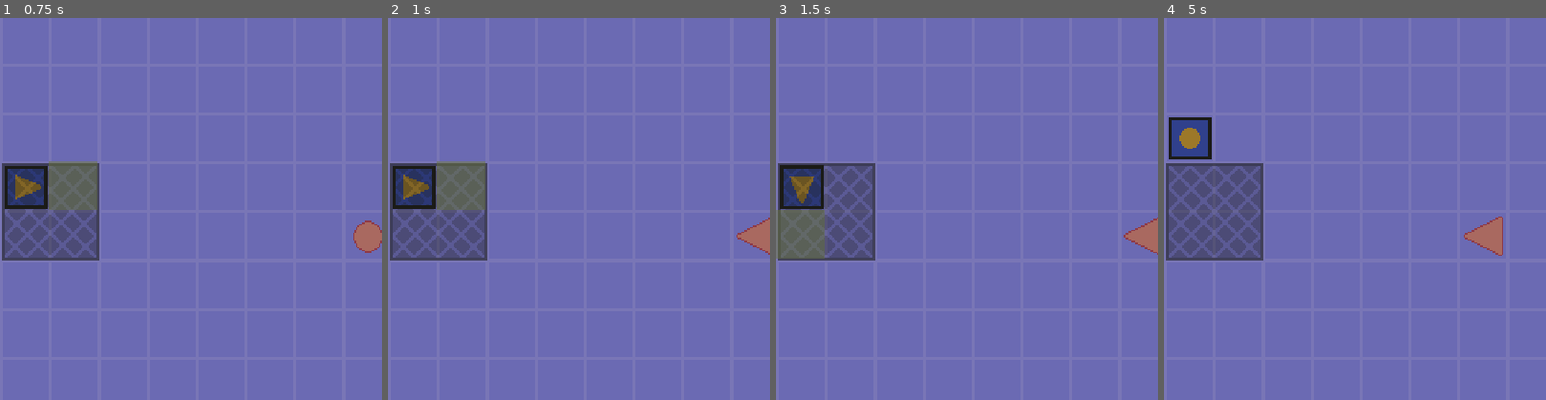
Above: before the commit, frames 1-4 (left to right).
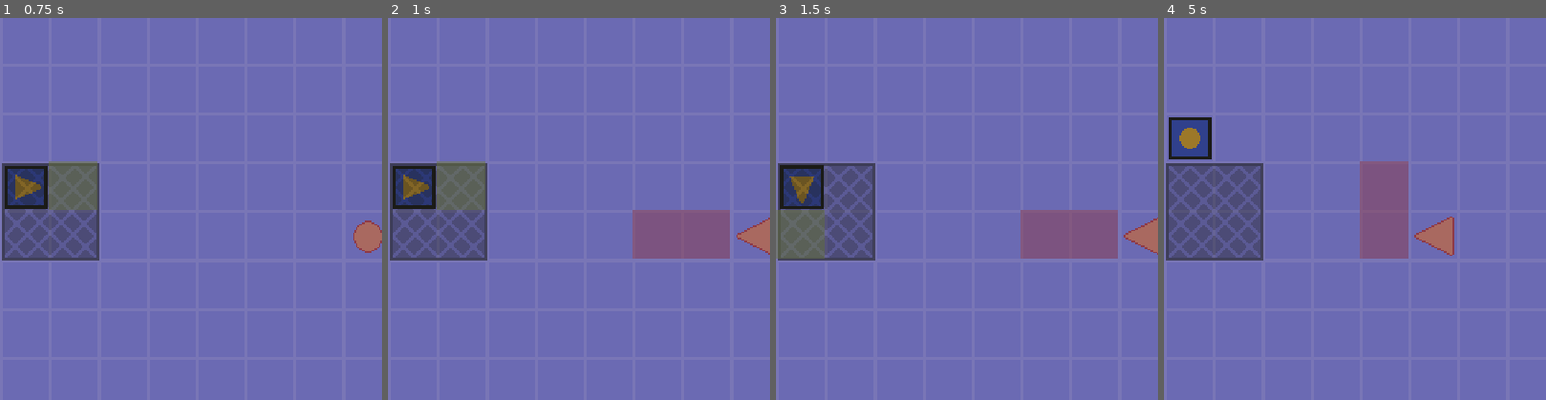
Above: after the commit, the same moments.

Repository: nolenroyalty/Click-Click-Trick
Game: Godot game, scene res://battlefield/Battlefield.tscn
The game is run twice, just before and just after one commit, with the same random seed, the same clock (stepped at 60 frames per second) and the same inputs. The project has no main scene, so this scene is started directly.
Inputs:
- Up to frame 1 (0.75 s): tap Enter at 0.5 s; hold D (player_right) from 0.53 s (still down)
- Up to frame 2 (1 s): keep holding D (player_right)
- Up to frame 3 (1.5 s): tap Space (player_cancel) at 1.25 s; release D (player_right) at 1.28 s; hold S (player_down) from 1.28 s (still down)
- Up to frame 4 (5 s): tap Enter at 2, 3.5 s; release S (player_down) at 2.03 s; hold D (player_right) 2.03-2.78 s; tap Space (player_cancel) at 2.75, 4.25 s; hold W (player_up) 2.78-3.53 s; hold A (player_left) from 3.53 s (still down)
The pictures show only the part of the screen within x 0-50%, y 13-63%; the shares and areas given below are measured in that part.

Frame 1 is identical in both runs. In frame 2, 3.3% of the frame differs, in the area x 64-90%, y 50-63%; in frame 3, 3.3%; in frame 4, 4.5%, in the area x 51-89%, y 37-63%.

Commit message:
enemy double moves

Diff:
--- a/battlefield/Battlefield.gd
+++ b/battlefield/Battlefield.gd
@@ -41,12 +41,18 @@
 		U.BEAT.MOVE:
 			move_player()
 			move_enemies()
+			clear_move_state()
 			player.execute()
 			# Collision won't fire on this frame, so we can't handle
 			# collisions here. We can either handle them on the next beat
 			# (probably awkward from a gameplay perspective) or we can
 			# handle them in the relevant trap code as they trigger.
 			# I think the latter is the better option.
+
+func clear_move_state():
+	for enemy in get_enemies():
+		enemy.clear_move_state()
+	# This should clear the player state too imo
 
 func move_player():
 	var moves = player.get_moves()
@@ -62,8 +68,8 @@
 
 func move_enemies():
 	for enemy in get_enemies():
-		for direction in enemy.get_directions():
-			move(enemy, U.d(direction))
+		for move in enemy.get_moves():
+			move(enemy, U.d(move))
 
 func tick_enemies(beat):
 	for enemy in get_enemies():
--- a/effects/PathingSquare.gd
+++ b/effects/PathingSquare.gd
@@ -10,6 +10,3 @@
 	match c:
 		COLOR.PLAYER: color_rect.color = PLAYER_COLOR
 		COLOR.ENEMY: color_rect.color = ENEMY_COLOR
-
-func _ready():
-	print(color_rect)
--- a/enemies/SimpleEnemy.gd
+++ b/enemies/SimpleEnemy.gd
@@ -1,34 +1,64 @@
 extends Node2D
+
+var PathingSquare = preload("res://effects/PathingSquare.tscn")
 
 onready var sprite = $Sprite
 onready var pulse_tween = $PulseTween
 var player : Node2D
 var direction = U.D.NONE
+var number_of_moves = 2
+var moves = []
+var current_pathing_squares = []
 
 func init(player_):
 	player = player_
 
-func player_direction():
+func d_player():
 	var my_pos = U.pos_(self)
 	var player_pos = U.pos_(player)
-	var dir = player_pos - my_pos
+	return player_pos - my_pos
 
-	if dir == Vector2.ZERO:
-		return U.D.NONE
+func moves_to_take_to_player():
+	var d = d_player()
+	# For our first move, we look at whether the distance in the x or y distance is larger and shrink that.
+	# For additional moves we adjust the weighting of dx or dy based on past moves, so that we don't just
+	# do a bunch of moves up or moves to the right since that'd be boring
+	var default_weight = pow(2, number_of_moves)
+	var weight = U.v(default_weight, default_weight)
 
-	var xabs = abs(dir.x)
-	var yabs = abs(dir.y)
+	var next_moves = []
 
-	if xabs > yabs:
-		if dir.x > 0: return U.D.RIGHT
-		else: return U.D.LEFT
-	else:
-		if dir.y > 0: return U.D.DOWN
-		else: return U.D.UP
+	for _i in range(number_of_moves):
+		if d == Vector2.ZERO:
+			return next_moves
 
-func display_current_move():
-	# Copy-pasted!
-	match direction:
+		var xabs = abs(d.x) * weight.x
+		var yabs = abs(d.y) * weight.y
+
+		if xabs > yabs:
+			weight = weight * U.v(0.5, 1)
+			if d.x > 0:
+				next_moves.append(U.D.RIGHT)
+				d.x -= 1
+			else:
+				next_moves.append(U.D.LEFT)
+				d.x += 1
+		else:
+			weight = weight * U.v(1, 0.5)
+			if d.y > 0:
+				next_moves.append(U.D.DOWN)
+				d.y -= 1
+			else:
+				next_moves.append(U.D.UP)
+				d.y += 1
+	return next_moves
+
+func orient_for_first_move():
+	var first_move
+	if len(moves) == 0: first_move = U.D.NONE
+	else: first_move = moves[0]
+
+	match first_move:
 		U.D.NONE:
 			sprite.frame = 0
 			sprite.rotation_degrees = 0
@@ -45,20 +75,49 @@
 			sprite.frame = 1
 			sprite.rotation_degrees = 90
 
-func get_directions():
-	return [direction]
+func get_moves():
+	return moves
 
 func pulse():
 	pulse_tween.pulse()
 
+func clear_pathing():
+	for square in current_pathing_squares:
+		square.call_deferred("queue_free")
+	current_pathing_squares = []
+
+func clear_move_state():
+	clear_pathing()
+	moves = []
+
+func sum_d_moves():
+	var sum = Vector2()
+	for move in moves:
+		sum += U.d(move)
+	return sum
+
+func display_pathing():
+	clear_pathing()
+	var pos = U.pos_(self)
+	for move in moves:
+		if move == U.D.NONE: continue
+		var d = pos + U.d(move)
+		if U.in_bounds(d):
+			var square = PathingSquare.instance()
+			square.position = d * C.CELL_SIZE
+			get_parent().add_child(square)
+			square.set_color(square.COLOR.ENEMY)
+			current_pathing_squares.append(square)
+			pos = d
+
 func tick(beat):
 	match beat:
 		U.BEAT.NOOP:
-			direction = U.D.NONE
+			orient_for_first_move()
 		U.BEAT.SHOW:
-			direction = player_direction()
+			moves = moves_to_take_to_player()
+			orient_for_first_move()
+			display_pathing()
 			pulse()
-			# Pulse?
 		U.BEAT.MOVE:
 			pass
-	display_current_move()
--- a/player/Player.gd
+++ b/player/Player.gd
@@ -71,7 +71,6 @@
 	for move in moves:
 		if move == U.D.NONE: continue
 		var d = pos + U.d(move)
-		print("Me: %s | Square: %s | D: %s" % [pos, d, U.d(move)])
 		if U.in_bounds(d):
 			var square = PathingSquare.instance()
 			square.position = d * C.CELL_SIZE
